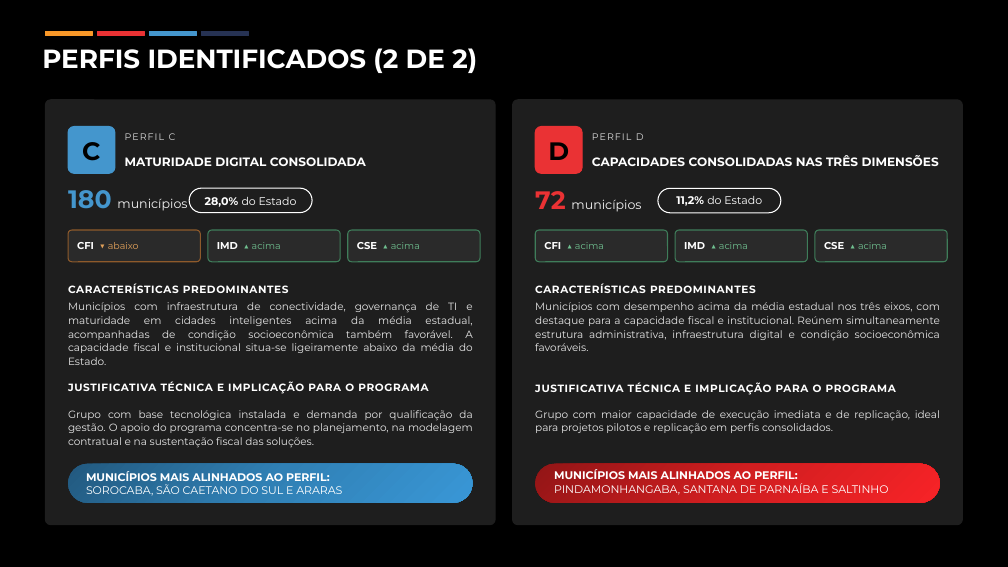
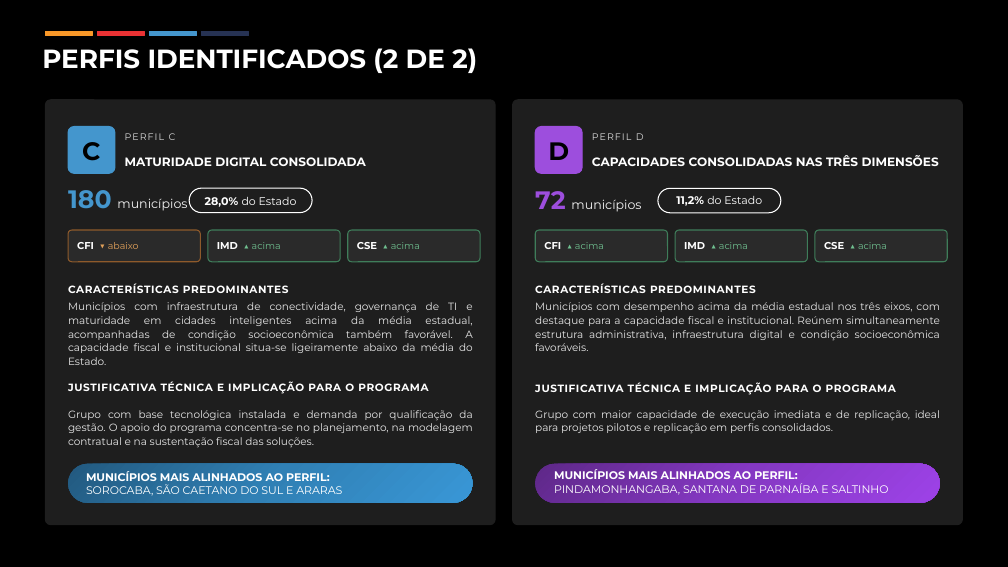
Before and after one commit to aryanecavalcantefranca/projeto-oportunidades, a slide deck: slide 16 of metodologia_cidades_inteligentes/apresentacao/Metodologia_Selecao_Municipios_Cidades_Inteligentes_raiz_peso.pptx. Drawn at 1008x567 pixels with LibreOffice and Linux fonts; fonts in the diff are those of the drawing. Boxes give left, top, right and bottom in pixels: in the first picture for what was removed or moved away, otherwise in the second. Text is boxed around its words. In the diff, an @@ line names an element or a change of style, - is before the commit and + after.

```diff
--- a/metodologia_cidades_inteligentes/apresentacao/Metodologia_Selecao_Municipios_Cidades_Inteligentes_raiz_peso.pptx
+++ b/metodologia_cidades_inteligentes/apresentacao/Metodologia_Selecao_Municipios_Cidades_Inteligentes_raiz_peso.pptx
@@ rounded rectangle at box(535, 126, 582, 173): fill #EA3234 to #9D4EDD; outline #EA3234 1 pt to #9D4EDD 1 pt @@
@@ text "72 municípios" at box(535, 191, 641, 212): text colour #EA3234 to #9D4EDD in "72" @@
@@ rounded rectangle at box(535, 464, 940, 503): fill gradient #931517 to #D11F20 to #F82427 to gradient #5E2889 to #8539C3 to #9E43E8 @@
```
Also in this commit, not shown: 7 other slides changed, 2 slides added, 3 other files.
